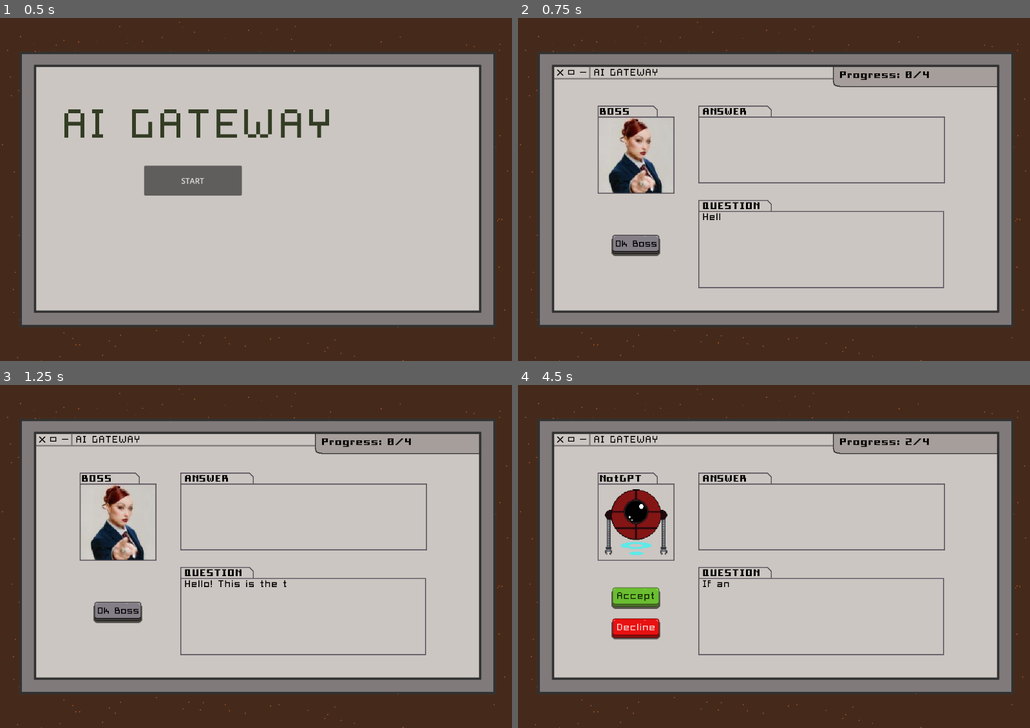
Above: before the commit, frames 1-4 (two rows, left to right).
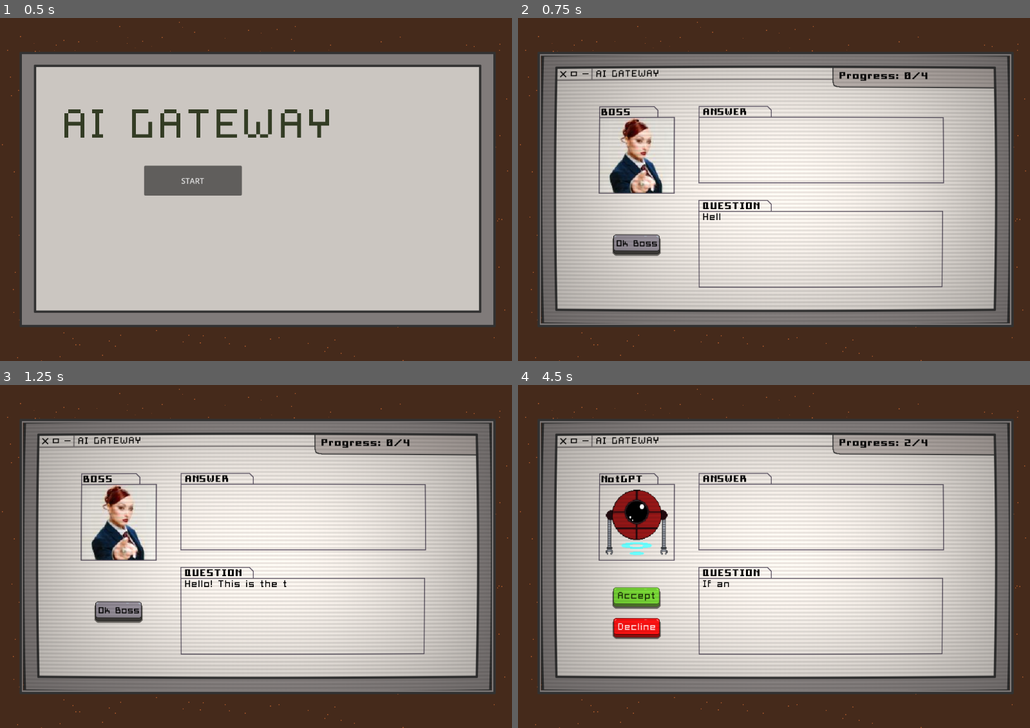
Above: after the commit, the same moments.

Repository: campiao/ai-ethics-sgame
Game: Godot game, scene res://scenes/main_menu.tscn
Two runs of this game, one before a commit and one after it. Both use one fixed random seed, a clock stepped at 60 frames per second and the inputs below.
Inputs (mouse positions are in pixels of both pictures, inside the frame that each line leads up to):
- Up to frame 1 (0.5 s): no input
- Up to frame 2 (0.75 s): click "START" at 0.5 s
- Up to frame 3 (1.25 s): no input
- Up to frame 4 (4.5 s): click (635, 611) at 1.25 s; click (635, 597) at 2 s; click (635, 611) at 2.75 s; click (635, 597) at 3.5 s; click (635, 611) at 4.25 s

Frame 1 is identical in both runs. In frame 2, 25% of the frame differs, in the area x 4-97%, y 10-90%; in frame 3, 25%; in frame 4, 26%.

Commit message:
feat: add CRT effect shader

Diff:
--- /dev/null
+++ b/ai-ethics-serious-game/scenes/canvas_layer.tscn
@@ -0,0 +1,36 @@
+[gd_scene load_steps=4 format=3 uid="uid://d32ep74xjk1p1"]
+
+[ext_resource type="Shader" uid="uid://dimldfllxbvch" path="res://scripts/crt.gdshader" id="1_c4rma"]
+[ext_resource type="Texture2D" uid="uid://5b5rip8a66h8" path="res://assets/sprites/backgrounds/game.png" id="2_ghj5q"]
+
+[sub_resource type="ShaderMaterial" id="ShaderMaterial_ghj5q"]
+shader = ExtResource("1_c4rma")
+shader_parameter/resolution = Vector2(320, 180)
+shader_parameter/scan_line_amount = 0.232
+shader_parameter/warp_amount = 0.05
+shader_parameter/vignette_amount = 0.5
+shader_parameter/vignette_intensity = 0.3
+shader_parameter/grille_amount = 0.05
+shader_parameter/brightness_boost = 1.322
+
+[node name="CanvasLayer" type="CanvasLayer"]
+
+[node name="ColorRect" type="ColorRect" parent="."]
+material = SubResource("ShaderMaterial_ghj5q")
+anchors_preset = 15
+anchor_right = 1.0
+anchor_bottom = 1.0
+offset_left = 48.0
+offset_top = 79.0
+offset_right = -49.0
+offset_bottom = -79.0
+grow_horizontal = 2
+grow_vertical = 2
+mouse_filter = 2
+color = Color(1, 1, 1, 0)
+
+[node name="TextureRect" type="TextureRect" parent="."]
+visible = false
+offset_right = 40.0
+offset_bottom = 40.0
+texture = ExtResource("2_ghj5q")
--- a/ai-ethics-serious-game/scenes/level_one.tscn
+++ b/ai-ethics-serious-game/scenes/level_one.tscn
@@ -16,6 +16,7 @@
 [ext_resource type="Texture2D" uid="uid://bwctnn03pxawh" path="res://assets/sprites/robots/robot4/robot4.png" id="12_036lt"]
 [ext_resource type="Texture2D" uid="uid://dlqctt8jucxih" path="res://assets/sprites/robots/robot1/robot.png" id="13_nlxio"]
 [ext_resource type="Texture2D" uid="uid://bfpykuc11r6a5" path="res://assets/sprites/chappell_boss_img.jpg" id="14_xrbqg"]
+[ext_resource type="PackedScene" uid="uid://d32ep74xjk1p1" path="res://scenes/canvas_layer.tscn" id="17_4i3tx"]
 
 [sub_resource type="AtlasTexture" id="AtlasTexture_y8ti4"]
 atlas = ExtResource("4_bhu28")
@@ -559,6 +560,8 @@
 sprite_frames = SubResource("SpriteFrames_y1l25")
 autoplay = "default"
 
+[node name="CanvasLayer" parent="." instance=ExtResource("17_4i3tx")]
+
 [connection signal="pressed" from="UI/AcceptButton" to="." method="_on_accept_button_pressed"]
 [connection signal="pressed" from="UI/DeclineButton" to="." method="_on_decline_button_pressed"]
 [connection signal="pressed" from="UI/OkBossButton" to="." method="_on_ok_boss_button_pressed"]
--- /dev/null
+++ b/ai-ethics-serious-game/scripts/crt.gdshader
@@ -0,0 +1,36 @@
+shader_type canvas_item;
+
+uniform sampler2D SCREEN_TEXTURE : hint_screen_texture;
+uniform vec2 resolution = vec2(320.0, 180.0);
+
+uniform float scan_line_amount : hint_range(0.0, 1.0) = 0.5;
+uniform float warp_amount : hint_range(0.0, 1.0) = 0.05;
+uniform float vignette_amount : hint_range(0.0, 1.0) = 0.5;
+uniform float vignette_intensity : hint_range(0.0, 1.0) = 0.3;
+uniform float grille_amount : hint_range(0.0, 1.0) = 0.05;
+uniform float brightness_boost : hint_range(1.0, 2.0) = 1.2;
+
+void fragment() {
+    vec2 uv = SCREEN_UV;
+
+    vec2 delta = uv - 0.5;
+    float warp_factor = dot(delta, delta) * warp_amount;
+    uv += delta * warp_factor;
+
+    float scanline = sin(uv.y * resolution.y * PI) * 0.5 + 0.5;
+    scanline = mix(1.0, scanline, scan_line_amount * 0.5); // Réduit l'impact
+
+    float grille = mod(uv.x * resolution.x, 3.0) < 1.5 ? 0.95 : 1.05;
+    grille = mix(1.0, grille, grille_amount * 0.5);
+
+    vec3 color = texture(SCREEN_TEXTURE, uv).rgb * scanline * grille;
+
+    vec2 v_uv = uv * (1.0 - uv.xy);
+    float vignette = v_uv.x * v_uv.y * 15.0;
+    vignette = mix(1.0, vignette, vignette_amount * 0.7);
+
+    color *= vignette * brightness_boost;
+
+    COLOR.rgb = color;
+    COLOR.a = 1.0;
+}
--- a/ai-ethics-serious-game/scripts/level_one/world_manager.gd
+++ b/ai-ethics-serious-game/scripts/level_one/world_manager.gd
@@ -134,6 +134,9 @@
 		setup_boss_text(entities_remaining[current_entity_id], is_choice_correct)
 
 func _on_ok_boss_button_pressed() -> void:
+	if current_entity_id > entities_count - 1:
+		# TODO: Show end game screen
+		return
 	answer_label.visible_ratio = 0.0
 	question_label.visible_ratio = 0.0
 	if not is_tutorial_done:
Not shown: 1 places in ai-ethics-serious-game/scenes/level_one.tscn that only renumber resources
Not shown, added: ai-ethics-serious-game/scripts/crt.gdshader.uid
